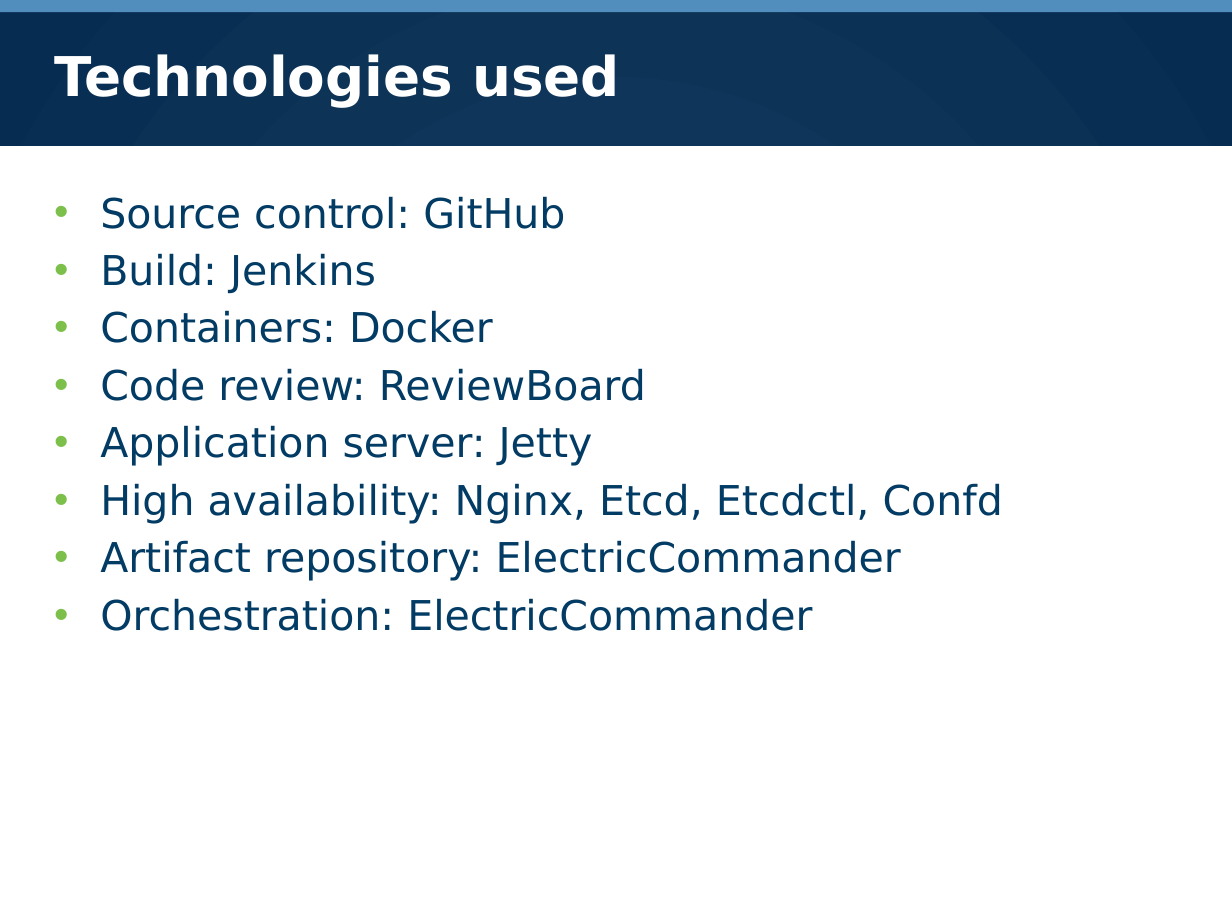
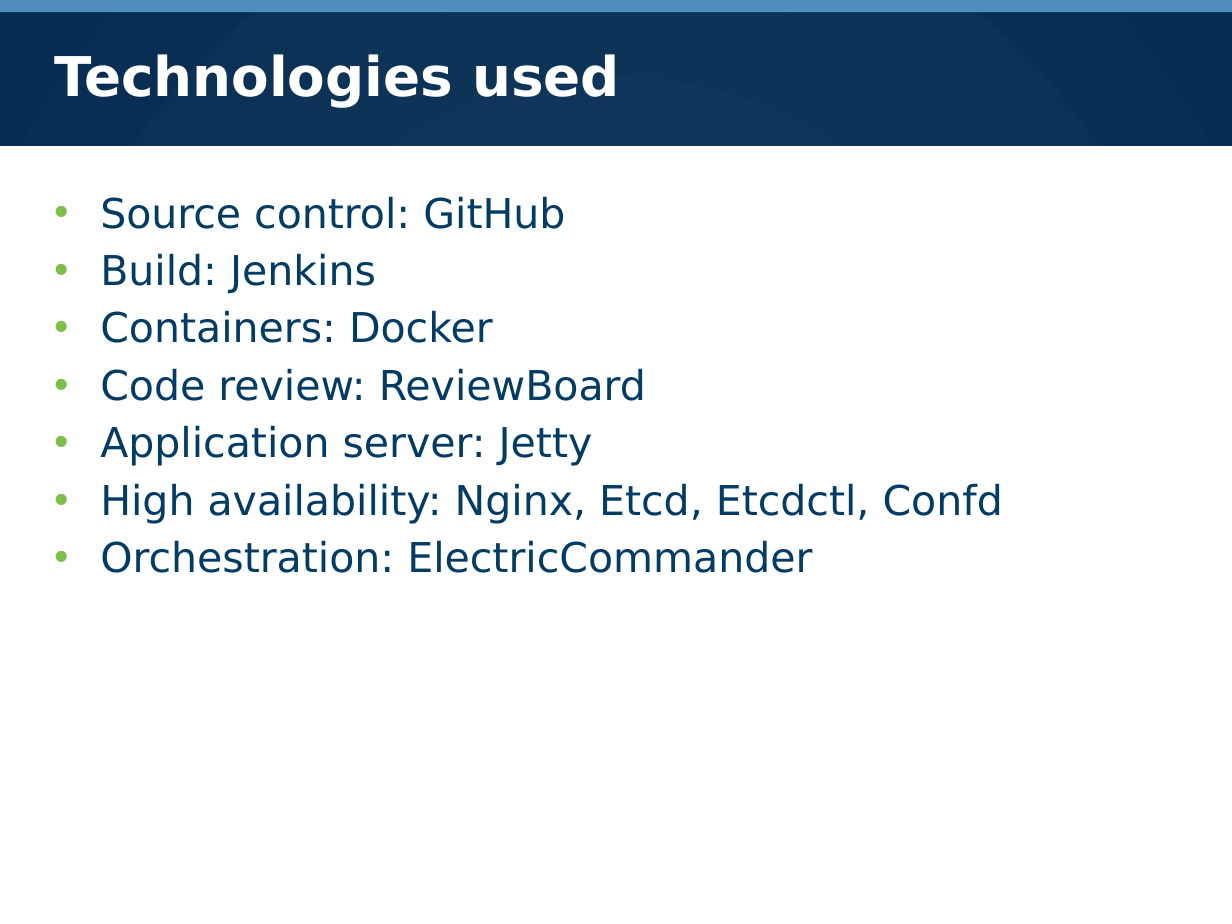
Before and after one commit to electric-cloud/dockercon, a slide deck: slide 2 of presentation.pptx (slide 5 before the commit). Drawn at 1232x924 pixels with LibreOffice and Linux fonts; fonts in the diff are those of the drawing; background and template pictures are left out. Boxes give left, top, right and bottom in pixels: in the first picture for what was removed or moved away, otherwise in the second. Text is boxed around its words. In the diff, an @@ line names an element or a change of style, - is before the commit and + after.

```diff
--- a/presentation.pptx
+++ b/presentation.pptx
@@ text at [100,540,901,581]: paragraph removed @@
-• Artifact repository: ElectricCommander
```
Also in this commit, not shown: 2 other slides changed, 1 other file.
